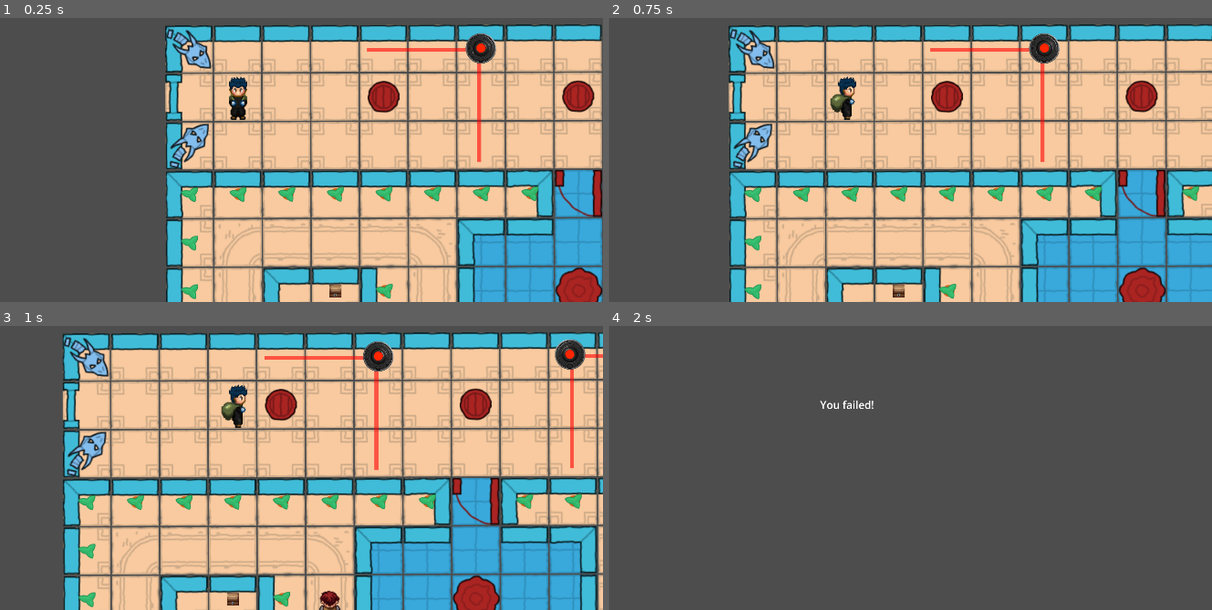
Above: before the commit, frames 1-4 (two rows, left to right).
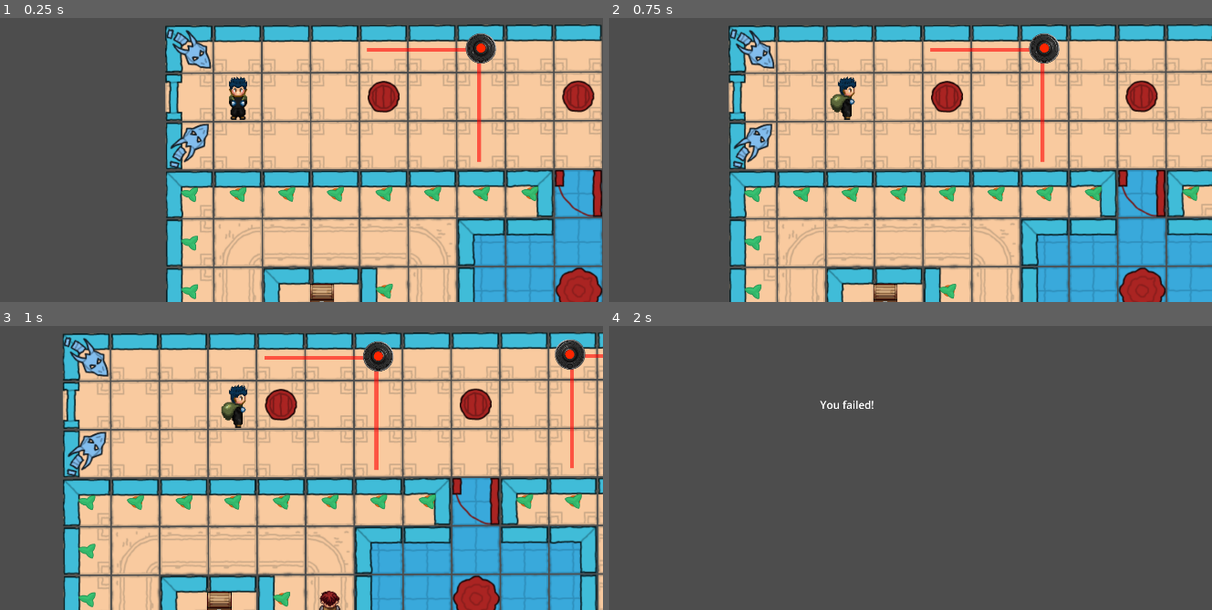
Above: after the commit, the same moments.

Repository: GnuCodingStudio/GameZam002-still-steal
Game: Godot game, scene res://scenes/levels/Level_04.tscn
Same seed, same stepped clock (60 frames per second), same inputs: the game is played once before the commit and once after it. This scene is started directly instead of the project's main scene.
Inputs (mouse positions are in pixels of both pictures, inside the frame that each line leads up to):
- Up to frame 1 (0.25 s): no input
- Up to frame 2 (0.75 s): tap Enter at 0.5 s; move the mouse to (1091, 49) at 0.52 s; hold D (right) from 0.53 s (still down); hold E (activate) from 0.53 s (still down); click (1091, 49) at 0.67 s
- Up to frame 3 (1 s): keep holding D (right); keep holding E (activate)
- Up to frame 4 (2 s): move the mouse to (928, 357) at 1.27 s; release D (right) at 1.28 s; release E (activate) at 1.28 s; hold S (down) from 1.28 s (still down); tap E (activate) at 1.35 s; click (928, 357) at 1.42 s

The runs differ from the first frame. In frame 1, 0.3% of the frame differs, in the area x 51-57%, y 93-100%; in frame 2, 0.3%; in frame 3, 0.3%; in frame 4, nothing differs.

Commit message:
feat: add chests on lvl4

Diff:
--- a/scenes/levels/Level_04.tscn
+++ b/scenes/levels/Level_04.tscn
@@ -1,10 +1,11 @@
-[gd_scene load_steps=10 format=3 uid="uid://b7s1r2dws8hvo"]
+[gd_scene load_steps=11 format=3 uid="uid://b7s1r2dws8hvo"]
 
 [ext_resource type="TileSet" uid="uid://l5nk2awiyipd" path="res://res/Level.tres" id="1_cwl6b"]
 [ext_resource type="Script" path="res://scenes/levels/Level_04.gd" id="1_f56m7"]
 [ext_resource type="PackedScene" uid="uid://bycvdu0l1rsc8" path="res://scenes/TheEnd.tscn" id="2_kgdhm"]
 [ext_resource type="PackedScene" uid="uid://15jte8wcowt5" path="res://actors/Guard.tscn" id="3_ou7bs"]
 [ext_resource type="PackedScene" uid="uid://7oyofxooer87" path="res://objects/Camera.tscn" id="5_ymhbm"]
+[ext_resource type="PackedScene" uid="uid://b2xmxsw5evod0" path="res://objects/WoodenChest.tscn" id="6_fjc6a"]
 
 [sub_resource type="RectangleShape2D" id="RectangleShape2D_ethtd"]
 size = Vector2(20.4, 51)
@@ -45,7 +46,7 @@
 layer_2/name = "player"
 layer_2/tile_data = PackedInt32Array()
 layer_3/name = "chest"
-layer_3/tile_data = PackedInt32Array(262145, 65537, 0, 262142, 65537, 0, -131071, 65536, 8, -131067, 65536, 8, 458752, 65536, 8, 196611, 65539, 2)
+layer_3/tile_data = PackedInt32Array(-131071, 65536, 8, -131067, 65536, 8, 458752, 65536, 8, 196611, 65539, 2)
 layer_4/name = "floor_deco"
 layer_4/tile_data = PackedInt32Array(327689, 851968, 7, -65533, 655360, 7, -1, 655360, 7, -65529, 655360, 7, 131079, 78 …(580 unchanged characters)…
 
@@ -120,6 +121,12 @@
 position = Vector2(68, 960)
 rotation = 2.61799
 
+[node name="Chest1" parent="." instance=ExtResource("6_fjc6a")]
+position = Vector2(215, 552)
+
+[node name="Chest2" parent="." instance=ExtResource("6_fjc6a")]
+position = Vector2(-226, 458)
+
 [connection signal="on_player_catch" from="Camera1" to="." method="_on_player_catch"]
 [connection signal="on_player_catch" from="Camera2" to="." method="_on_player_catch"]
 [connection signal="on_player_catch" from="Camera3" to="." method="_on_player_catch"]
